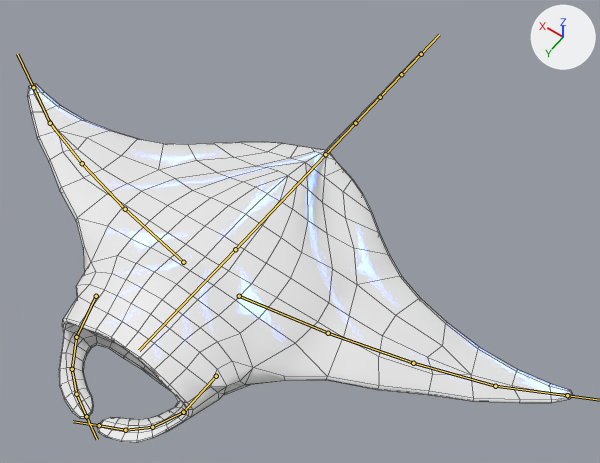
Before and after pictures for a commit that changed the FBX model Assets/Models/MantaRay/MantaRay.fbx.
The view is the same before and after, from a 50 mm lens placed at (-5.42, 5.54, 10.57), pointed at (-0.56, -1.27, -0.13). The lights are fixed; the arrows at upper right show +X, +Y and +Z. Both versions are drawn at frame 1 of the action 'Armature|Bank_Left'; the numbers are the values there. The bones that bend it are drawn over the model as lines. Mesh edges are drawn as thin lines.

Names of what the first picture shows: 'Low Poly'.
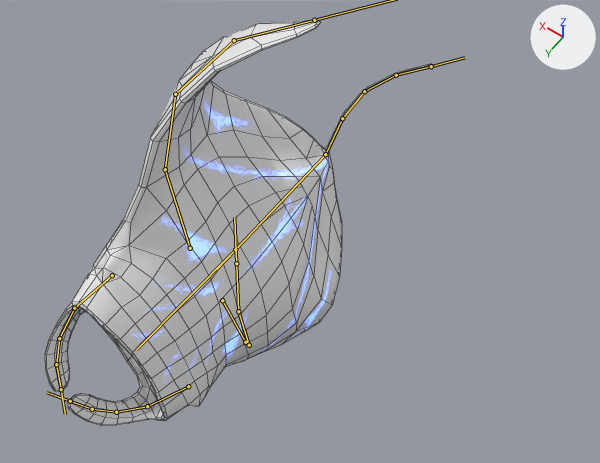
What the commit changed:
Bone 'Spine1' (bone_spine1) turns from (0, 0, 0) to (0, -61, 0) degrees about its own x, y and z.
Bone 'Spine2' (bone_spine2) turns from (0, 0, 0) to (-1, -1, 0) degrees about its own x, y and z.
Bone 'Fin1_R' (bone_fin1_r) turns from (1, 0, 0) to (16, 13, 9) degrees about its own x, y and z.
Bone 'Fin2_R' (bone_fin2_r) turns from (1, 0, 0) to (21, 5, 1) degrees about its own x, y and z.
Bone 'Fin3_R' (bone_fin3_r) turns from (1, 0, 0) to (31, 9, 3) degrees about its own x, y and z.
Bone 'Fin4_R' (bone_fin4_r) turns from (1, 0, 0) to (31, 15, 4) degrees about its own x, y and z.
Bone 'Fin1_L' (bone_fin1_l) turns from (0, 0, 0) to (-25, 27, -11) degrees about its own x, y and z.
Bone 'Fin2_L' (bone_fin2_l) turns from (0, 0, 0) to (-26, 5, -4) degrees about its own x, y and z.
Bone 'Fin3_L' (bone_fin3_l) turns from (0, 0, 0) to (-40, 12, -9) degrees about its own x, y and z.
Bone 'Fin4_L' (bone_fin4_l) turns from (0, 0, 0) to (-48, 25, -18) degrees about its own x, y and z.
Bone 'Stinger1' (bone_stinger1) turns from (0, 0, 0) to (0, 0, 16) degrees about its own x, y and z.
Bone 'Stinger2' (bone_stinger2) turns from (0, 0, 0) to (0, 0, -11) degrees about its own x, y and z.
Bone 'Stinger3' (bone_stinger3) turns from (0, 0, 0) to (0, 0, -22) degrees about its own x, y and z.
Bone 'Stinger4' (bone_stinger4) turns from (0, 0, 0) to (0, 0, -16) degrees about its own x, y and z.

Pixel boxes [x1, y1, x2, y2] of what changed, in the pictures (600 x 463 px):
'Low Poly', posed (29% narrower): before [27, 52, 573, 443]; after [45, 19, 432, 426]
bone 'Spine2', root to tip: before (235, 249) to (139, 350); after (235, 249) to (136, 349)
bone 'Fin1_R', root to tip: before (183, 262) to (125, 209); after (190, 248) to (165, 169)
bone 'Fin2_R', root to tip: before (125, 209) to (82, 163); after (165, 169) to (175, 94)
bone 'Fin3_R', root to tip: before (82, 163) to (50, 123); after (175, 94) to (234, 40)
bone 'Fin4_R', root to tip: before (50, 123) to (33, 87); after (234, 40) to (314, 20)
bone 'Fin1_L', root to tip: before (239, 296) to (328, 333); after (222, 300) to (245, 342)
bone 'Fin2_L', root to tip: before (328, 333) to (413, 363); after (245, 342) to (249, 345)
bone 'Fin3_L', root to tip: before (413, 363) to (495, 386); after (249, 345) to (238, 311)
bone 'Fin4_L', root to tip: before (495, 386) to (567, 395); after (238, 311) to (236, 263)
bone 'Stinger1', root to tip: before (325, 154) to (355, 123); after (325, 154) to (342, 118)
bone 'Stinger2', root to tip: before (355, 123) to (380, 97); after (342, 118) to (364, 91)
bone 'Stinger3', root to tip: before (380, 97) to (401, 74); after (364, 91) to (396, 75)
bone 'Stinger4', root to tip: before (401, 74) to (421, 54); after (396, 75) to (431, 66)
